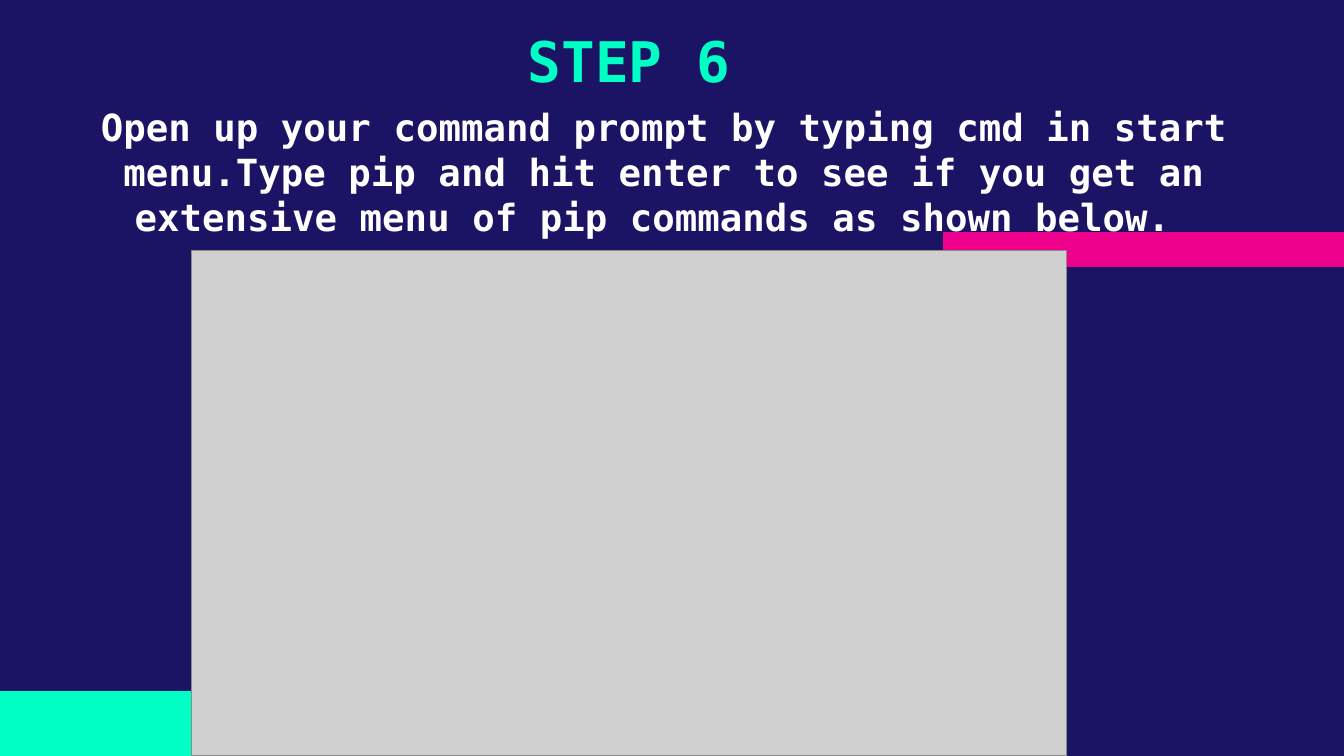
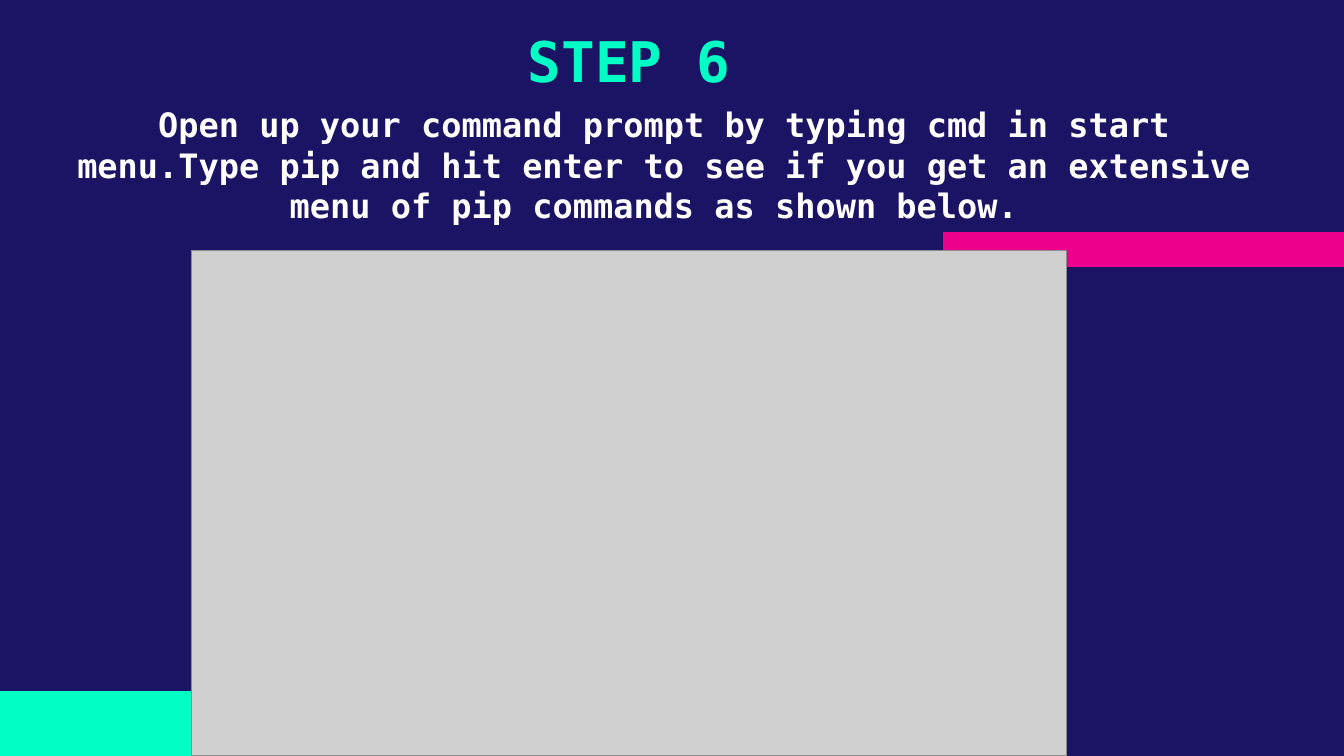
Before and after one commit to ACM-VIT/PyFlask-2020, a slide deck: slide 12 of Intro to Python/Python intro and installation.pptx. Drawn at 1344x756 pixels with LibreOffice and Linux fonts; fonts in the diff are those of the drawing; grey boxes stand for pictures. Boxes give left, top, right and bottom in pixels: in the first picture for what was removed or moved away, otherwise in the second. Text is boxed around its words. In the diff, an @@ line names an element or a change of style, - is before the commit and + after.

```diff
--- a/Intro to Python/Python intro and installation.pptx
+++ b/Intro to Python/Python intro and installation.pptx
@@ title "Open up your command prompt ..." at (77, 110, 1250, 225): size 20 to 18 pt @@
```
Also in this commit, not shown: 5 other slides changed.
